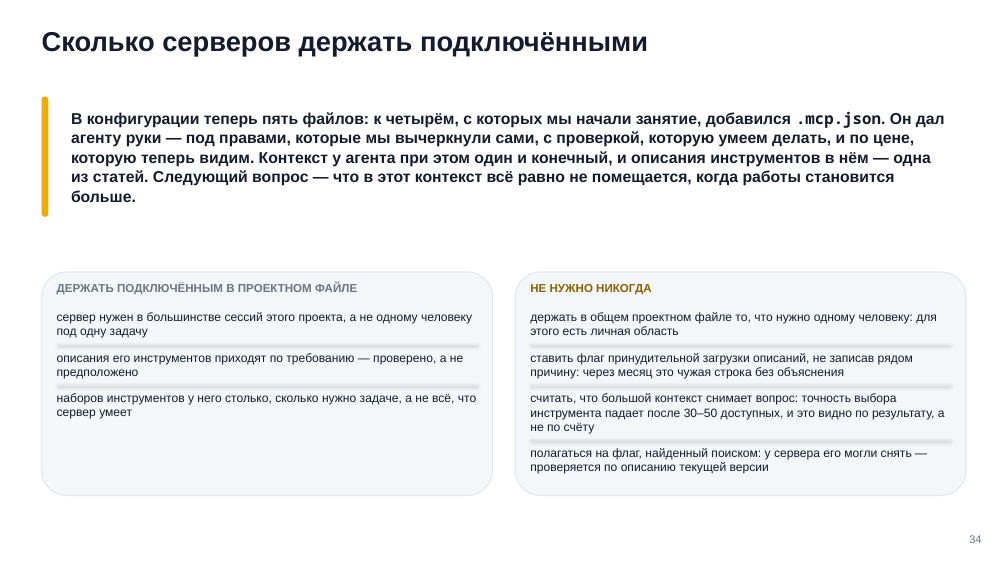
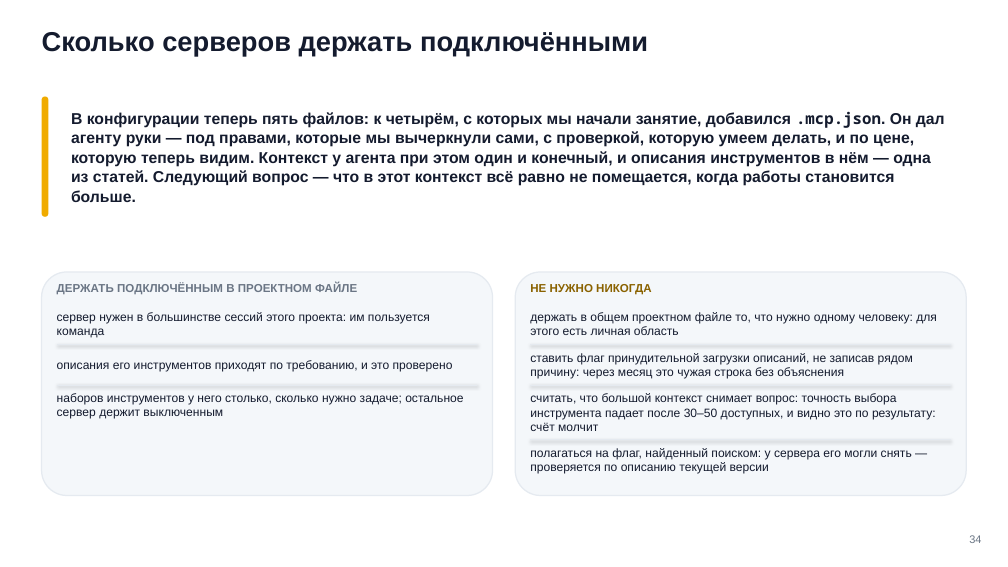
Before and after one commit to tellina-study/AI-usage-lessons, a slide deck: slide 5 of library/seminars/sem-06/rendered/sem-06-n3.pptx. Drawn at 1008x567 pixels with LibreOffice and Linux fonts; fonts in the diff are those of the drawing. Boxes give left, top, right and bottom in pixels: in the first picture for what was removed or moved away, otherwise in the second. Text is boxed around its words. In the diff, an @@ line names an element or a change of style, - is before the commit and + after.

Commit message:
#225 Семинар 6: кейс 3 MCP заменён на переполнение контекста описаниями инструментов; «отказ компаний от MCP» источниками не подтверждён — на слайде стоит проверенное

```diff
--- a/library/seminars/sem-06/rendered/sem-06-n3.pptx
+++ b/library/seminars/sem-06/rendered/sem-06-n3.pptx
@@ text at <box>57,312,430,338</box>: text changed @@
-сервер нужен в большинстве сессий этого проекта, а не одному человеку под одну задачу
+сервер нужен в большинстве сессий этого проекта: им пользуется команда
@@ text at <box>57,360,453,371</box>: text changed @@
-описания его инструментов приходят по требованию — проверено, а не предположено
+описания его инструментов приходят по требованию, и это проверено
@@ text at <box>57,393,463,419</box>: text changed @@
-наборов инструментов у него столько, сколько нужно задаче, а не всё, что сервер умеет
+наборов инструментов у него столько, сколько нужно задаче; остальное сервер держит выключенным
@@ text at <box>530,393,936,431</box>: text changed @@
-считать, что большой контекст снимает вопрос: точность выбора инструмента падает после 30–50 доступных, и это видно по результату, а не по счёту
+считать, что большой контекст снимает вопрос: точность выбора инструмента падает после 30–50 доступных, и видно это по результату: счёт молчит
```
Also in this commit, not shown: 2 other slides changed, 51 other files.
